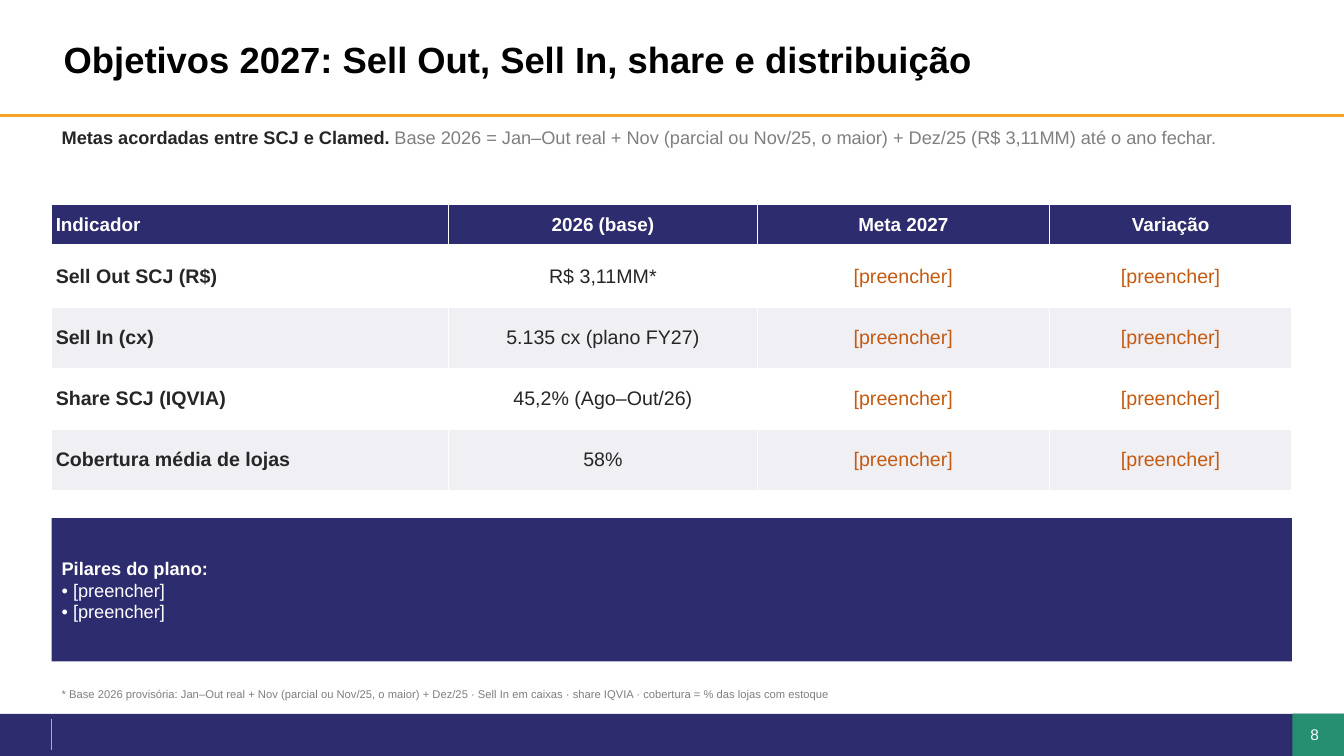
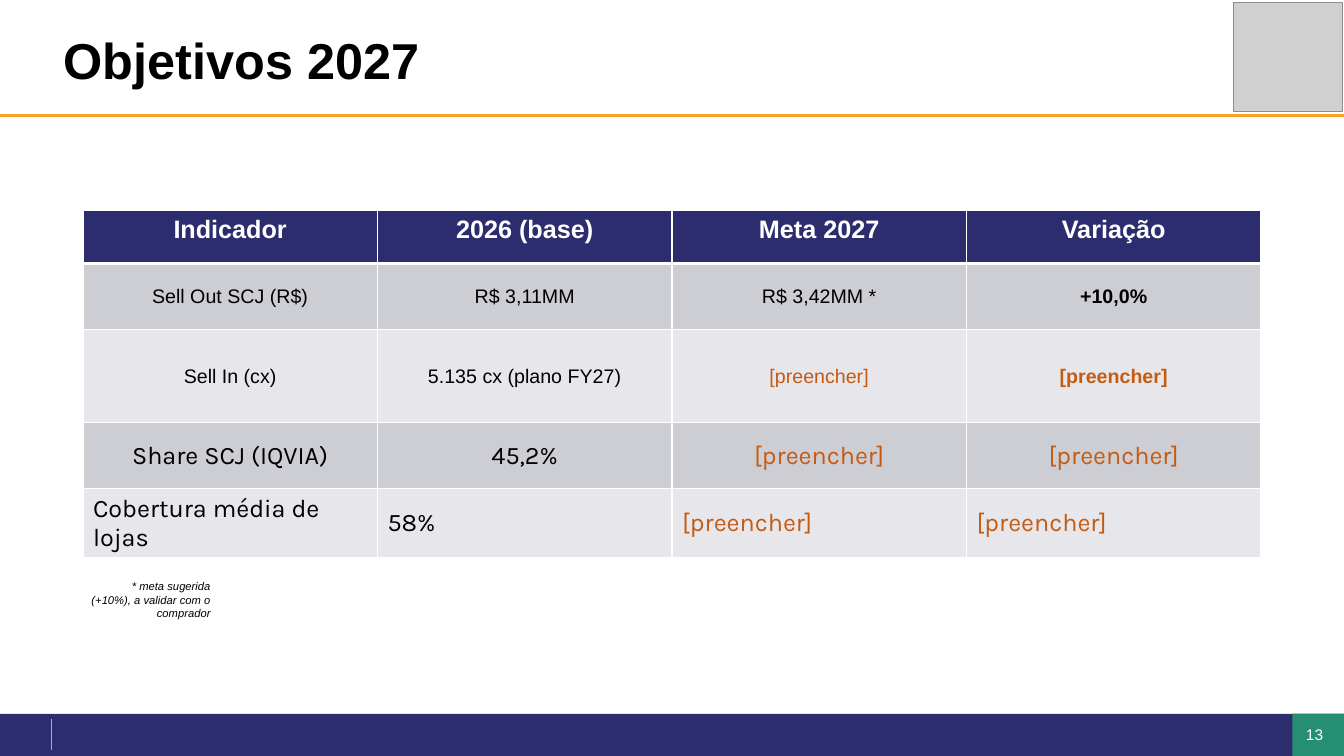
Before and after one commit to giovanoanjos27-del/Dashboard-Farma-sul, a slide deck: slide 13 of jbp/JBP2027_Clamed.pptx (slide 8 before the commit). Drawn at 1344x756 pixels with LibreOffice and Linux fonts; fonts in the diff are those of the drawing; grey boxes stand for pictures; background and template pictures are left out. Boxes give left, top, right and bottom in pixels: in the first picture for what was removed or moved away, otherwise in the second. Text is boxed around its words. In the diff, an @@ line names an element or a change of style, - is before the commit and + after.

```diff
--- a/jbp/JBP2027_Clamed.pptx
+++ b/jbp/JBP2027_Clamed.pptx
@@ rectangle added at (1177,11,1324,104), fill #FFFFFF @@
@@ picture added at (1234,3,1343,112) @@
@@ title at (64,42,419,89): text changed; size 26 to 36 pt @@
-Objetivos 2027: Sell Out, Sell In, share e distribuição
+Objetivos 2027
@@ text removed at (62,130,1216,148) @@
-Metas acordadas entre SCJ e Clamed. Base 2026 = Jan–Out real + Nov (parcial ou Nov/25, o maior) + Dez/25 (R$ 3,11MM) até o ano fechar.
@@ table at (83,211,1260,558) @@
-row 2: Sell Out SCJ (R$) | R$ 3,11MM* | [preencher] | [preencher]
+row 2: Sell Out SCJ (R$) | R$ 3,11MM | R$ 3,42MM * | +10,0%
-row 4, column 2: 45,2% (Ago–Out/26)
+row 4, column 2: 45,2%
@@ fill #FFFFFF to #CDCDD5 in 8 cells @@
@@ fill #EFEFF4 to #E8E8EB in 8 cells @@
@@ size 13.5 to 18 pt in "Indicador", "2026 (base)", "Meta 2027", "Variação" @@
@@ text colour #262626 to #000000 in "Sell Out SCJ (R$)", "Sell In (cx)", "5.135 cx (plano FY27)", "Share SCJ (IQVIA)" and 2 more places @@
@@ bold off in "Sell Out SCJ (R$)", "Sell In (cx)", "Share SCJ (IQVIA)", "Cobertura média de lojas" @@
@@ bold on in "[preencher]" @@
@@ size 14 to 18 pt, font Arial to Karla in "Share SCJ (IQVIA)", "[preencher]", "[preencher]", "Cobertura média de lojas" and 3 more places @@
@@ alignment left to centre @@
@@ alignment centre to left @@
@@ table: place and size @@
-table at (51,204,1293,490)
+table at (83,211,1260,558)
@@ rectangle removed at (51,518,1292,661) @@
-Pilares do plano:
-• [preencher]
-• [preencher]
@@ text added at (91,582,211,619), 8 pt, text #000000, italic @@
+* meta sugerida (+10%), a validar com o comprador
@@ text removed at (69,690,828,700) @@
-* Base 2026 provisória: Jan–Out real + Nov (parcial ou Nov/25, o maior) + Dez/25 · Sell In em caixas · share IQVIA · cobertura = % das lojas com estoque
@@ page number at (1293,715,1337,755): text changed @@
-8
+13
@@ page number at (1306,729,1323,740): text changed @@
-8
+13
```
Also in this commit, not shown: 4 other slides changed, 11 slides added, 9 slides removed, 7 other files.
